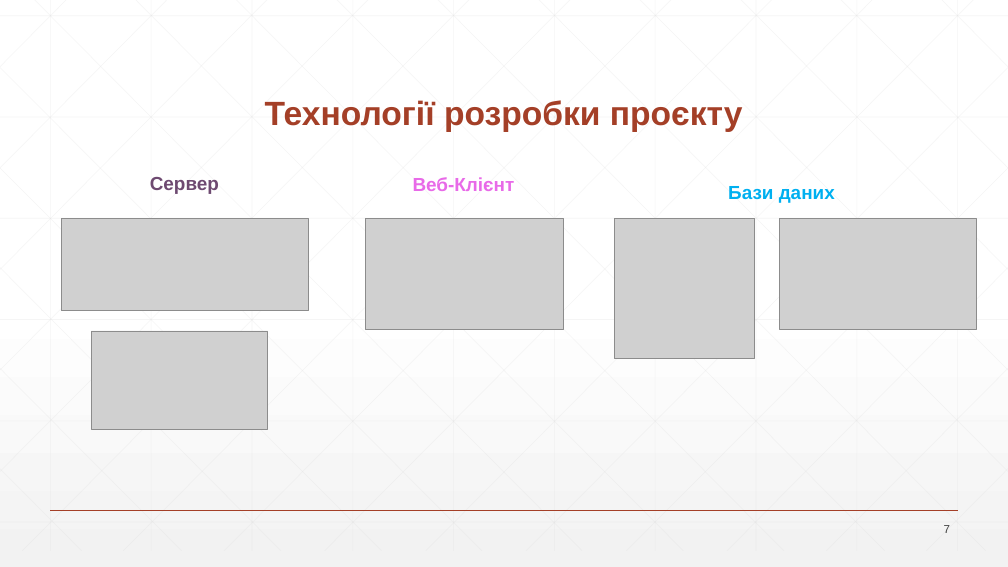
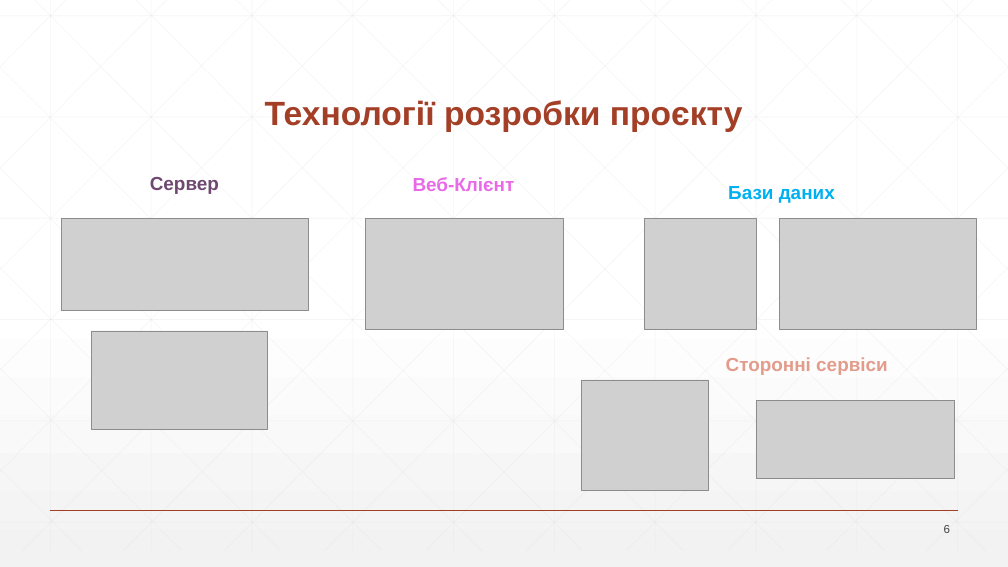
Before and after one commit to NureBiletskyiDanylo/2025_B_KKP_PZPI-22-6_Biletskyi_D_A, a slide deck: slide 6 of 2025_Б_ККП_ПЗПІ-22-6_Білецький_Д_А/2025_Б_ККП_ПЗПІ-22-6_Білецький_Д_А.pptx (slide 7 before the commit). Drawn at 1008x567 pixels with LibreOffice and Linux fonts; fonts in the diff are those of the drawing; grey boxes stand for pictures. Boxes give left, top, right and bottom in pixels: in the first picture for what was removed or moved away, otherwise in the second. Text is boxed around its words. In the diff, an @@ line names an element or a change of style, - is before the commit and + after.

```diff
--- a/2025_Б_ККП_ПЗПІ-22-6_Білецький_Д_А/2025_Б_ККП_ПЗПІ-22-6_Білецький_Д_А.pptx
+++ b/2025_Б_ККП_ПЗПІ-22-6_Білецький_Д_А/2025_Б_ККП_ПЗПІ-22-6_Білецький_Д_А.pptx
@@ picture: place and size @@
-picture at (615, 219, 755, 359)
+picture at (645, 219, 756, 330)
@@ text added at (726, 357, 887, 375), 18 pt, text #E39C8B, bold @@
+Сторонні сервіси
@@ picture added at (582, 380, 709, 491) @@
@@ picture added at (757, 400, 955, 479) @@
@@ page number at (944, 525, 950, 533): text changed @@
-7
+6
```
Also in this commit, not shown: 4 other slides changed, 2 slides added, 4 slides removed.
